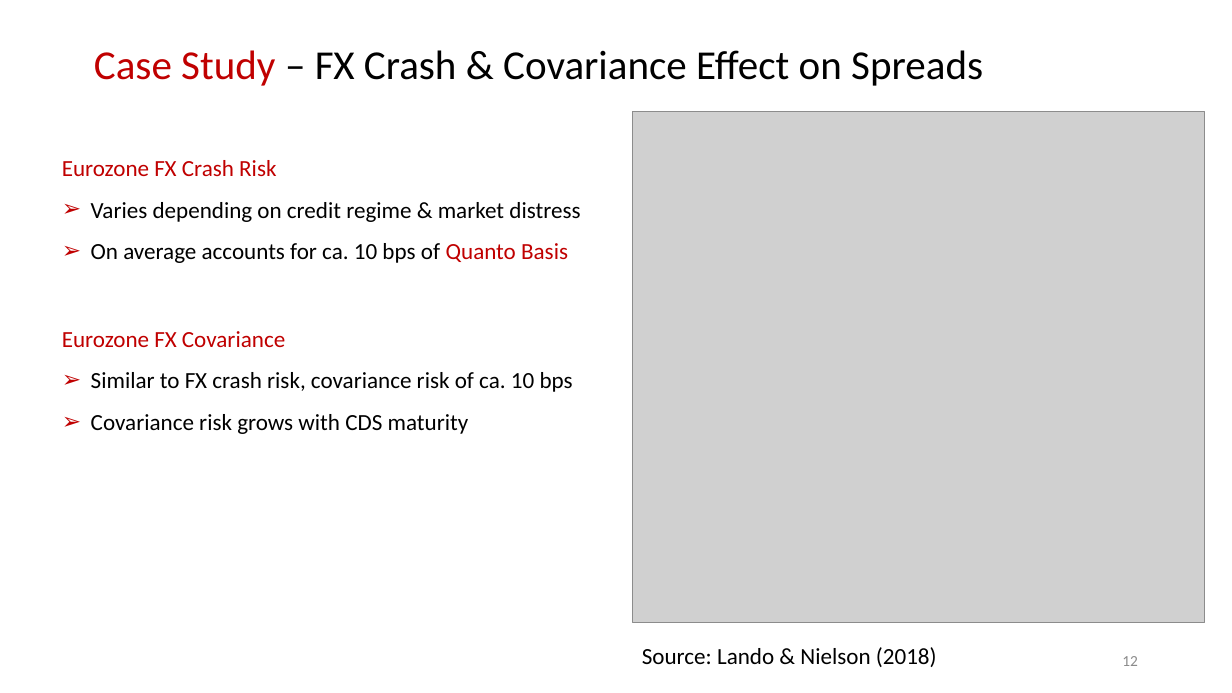
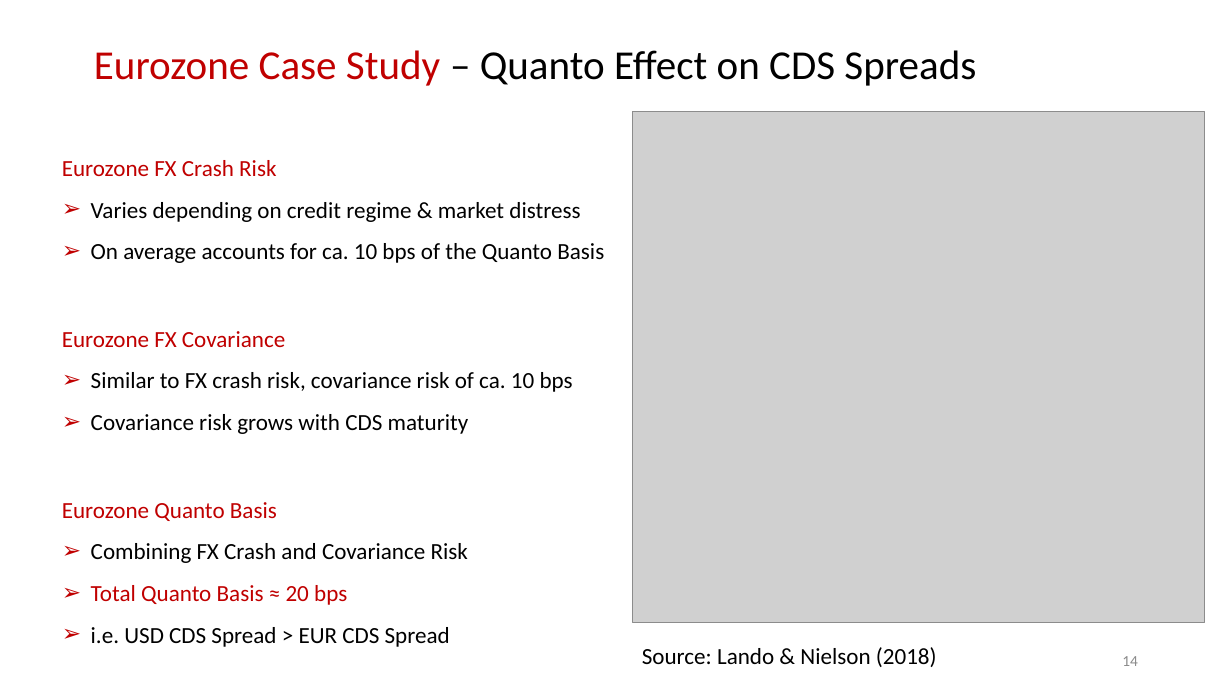
Before and after one commit to nburgessx/QuantResearch, a slide deck: slide 15 of Quanto CDS/Quanto CDS Pricing, Theory & Practice.pptx (slide 13 before the commit). Drawn at 1232x693 pixels with LibreOffice and Linux fonts; fonts in the diff are those of the drawing; grey boxes stand for pictures. Boxes give left, top, right and bottom in pixels: in the first picture for what was removed or moved away, otherwise in the second. Text is boxed around its words. In the diff, an @@ line names an element or a change of style, - is before the commit and + after.

Commit message:
Updated Quant CDS Research

```diff
--- a/Quanto CDS/Quanto CDS Pricing, Theory & Practice.pptx
+++ b/Quanto CDS/Quanto CDS Pricing, Theory & Practice.pptx
@@ title at bbox=[94, 50, 976, 86]: text changed @@
-Case Study – FX Crash & Covariance Effect on Spreads
+Eurozone Case Study – Quanto Effect on CDS Spreads
@@ text at bbox=[91, 243, 604, 263]: text changed @@
-➢ On average accounts for ca. 10 bps of Quanto Basis
+➢ On average accounts for ca. 10 bps of the Quanto Basis
@@ text added at bbox=[62, 502, 468, 647], 18 pt, text #000000 @@
+Eurozone Quanto Basis
+➢ Combining FX Crash and Covariance Risk
+➢ Total Quanto Basis ≈ 20 bps
+➢ i.e. USD CDS Spread > EUR CDS Spread
@@ page number at bbox=[1122, 656, 1138, 666]: text changed @@
-12
+14
```
Also in this commit, not shown: 13 other slides changed, 6 slides added, 10 other files.
